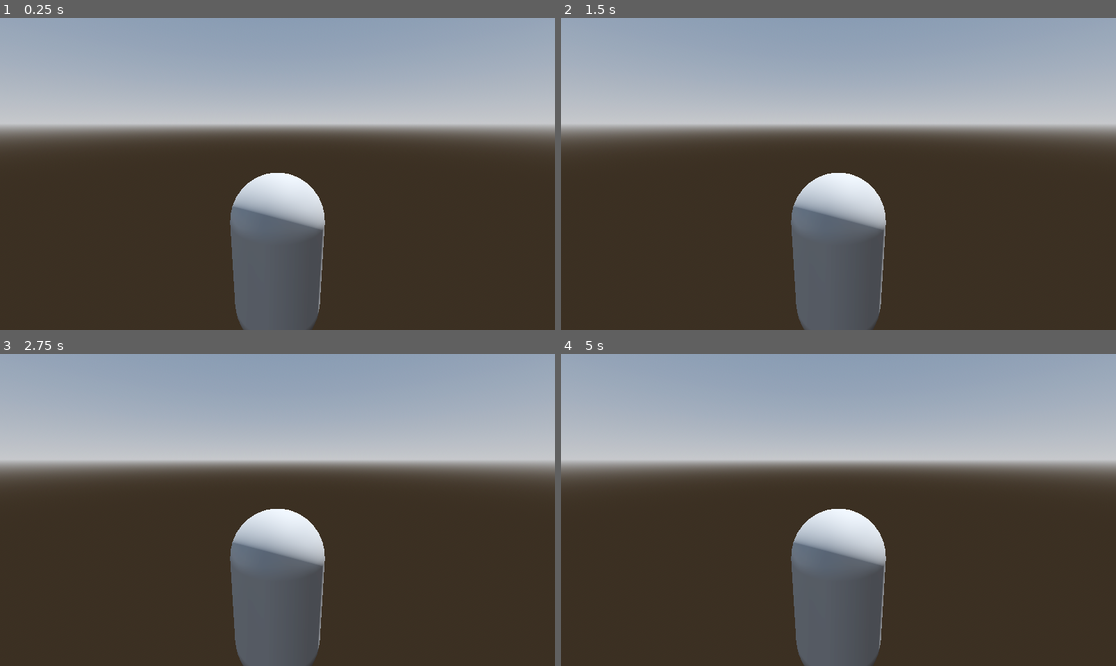
Above: before the commit, frames 1-4 (two rows, left to right).
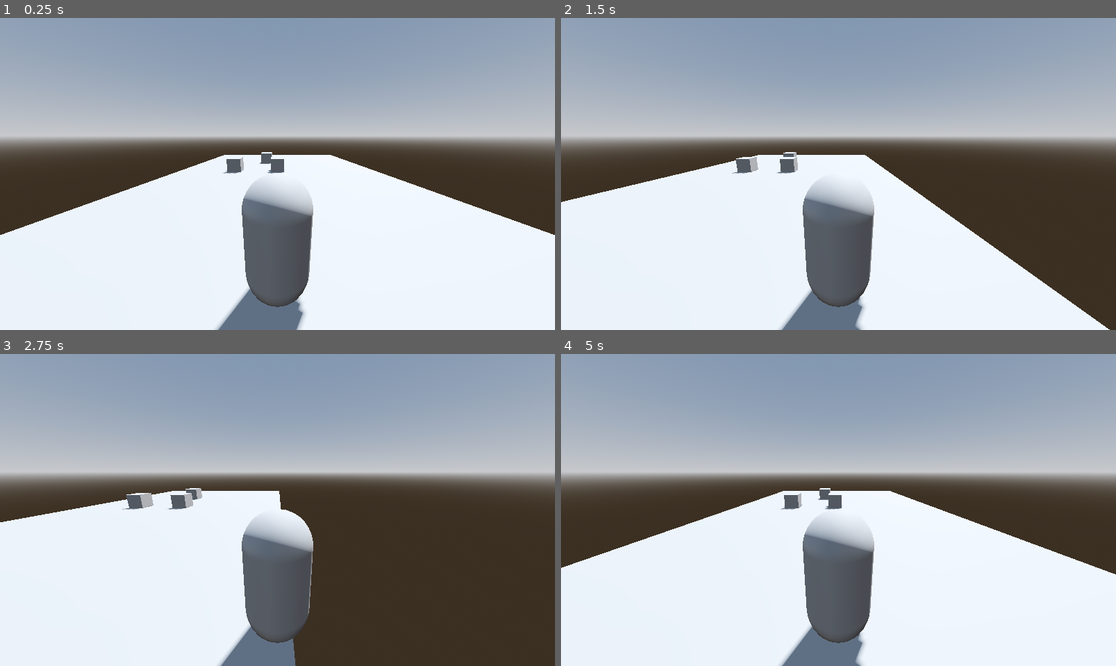
Above: after the commit, the same moments.

Repository: Vilkku11/EndlessRunner
Game: Godot game, scene res://world.tscn
Same seed, same stepped clock (60 frames per second), same inputs: the game is played once before the commit and once after it. Before the commit the project has no main scene; this scene is started directly in both runs.
Inputs:
- Up to frame 1 (0.25 s): no input
- Up to frame 2 (1.5 s): tap Enter at 0.5 s; hold Right (ui_right) 0.53-1.28 s; hold Down (ui_down) from 1.28 s (still down)
- Up to frame 3 (2.75 s): tap Space at 2 s; release Down (ui_down) at 2.03 s; hold Right (ui_right) from 2.03 s (still down)
- Up to frame 4 (5 s): release Right (ui_right) at 2.78 s; hold Up (ui_up) 2.78-3.53 s; tap Enter at 3.5 s; hold Left (ui_left) from 3.53 s (still down)

The runs differ from the first frame. In frame 1, 49% of the frame differs, in the area x 0-100%, y 34-100%; in frame 2, 44%; in frame 3, 34%; in frame 4, 49%.

Commit message:
added player movement

Diff:
--- /dev/null
+++ b/Player.gd
@@ -0,0 +1,24 @@
+extends CharacterBody3D
+##
+## Simple left/right character controller
+##
+
+
+const SPEED = 5.0
+
+func _physics_process(_delta: float) -> void:
+
+	var input_dir := Input.get_vector("ui_left", "ui_right", "ui_up", "ui_down")
+
+	var direction := (transform.basis * Vector3(input_dir.x, 0, input_dir.y)).normalized()
+	if direction:
+		velocity.x = direction.x * SPEED
+	else:
+		velocity.x = move_toward(velocity.x, 0, SPEED)
+
+	move_and_slide()
+
+	var collision = get_last_slide_collision()
+	if collision:
+		print("Collided with: ", collision.get_collider())
+		get_tree().quit()
--- a/project.godot
+++ b/project.godot
@@ -11,6 +11,7 @@
 [application]
 
 config/name="Endless Runner"
+run/main_scene="res://world.tscn"
 config/features=PackedStringArray("4.0", "Mobile")
 config/icon="res://icon.svg"
 
--- a/world.tscn
+++ b/world.tscn
@@ -1,4 +1,6 @@
-[gd_scene load_steps=6 format=3 uid="uid://dmdm8rnr517pu"]
+[gd_scene load_steps=10 format=3 uid="uid://dmdm8rnr517pu"]
+
+[ext_resource type="Script" path="res://Player.gd" id="1_704f2"]
 
 [sub_resource type="ProceduralSkyMaterial" id="ProceduralSkyMaterial_cdcmx"]
 sky_horizon_color = Color(0.64625, 0.65575, 0.67075, 1)
@@ -17,6 +19,13 @@
 
 [sub_resource type="CapsuleMesh" id="CapsuleMesh_4q8ns"]
 
+[sub_resource type="PlaneMesh" id="PlaneMesh_hvx2r"]
+size = Vector2(15, 20)
+
+[sub_resource type="BoxShape3D" id="BoxShape3D_ixuic"]
+
+[sub_resource type="BoxMesh" id="BoxMesh_biiug"]
+
 [node name="World" type="Node3D"]
 
 [node name="WorldEnvironment" type="WorldEnvironment" parent="."]
@@ -28,6 +37,7 @@
 
 [node name="Player" type="CharacterBody3D" parent="."]
 transform = Transform3D(1, 0, 0, 0, 1, 0, 0, 0, 1, 0, 1.1, 0)
+script = ExtResource("1_704f2")
 
 [node name="CollisionShape3D" type="CollisionShape3D" parent="Player"]
 shape = SubResource("CapsuleShape3D_e7mym")
@@ -37,3 +47,35 @@
 
 [node name="Camera3D" type="Camera3D" parent="Player"]
 transform = Transform3D(1, 0, 0, 0, 0.970553, 0.240889, 0, -0.240889, 0.970553, 0, 1.50087, 2.01873)
+fov = 91.0
+
+[node name="Terrain0" type="MeshInstance3D" parent="."]
+transform = Transform3D(1, 0, 0, 0, 1, 0, 0, 0, 1, 0, 0, -9.50071)
+mesh = SubResource("PlaneMesh_hvx2r")
+
+[node name="Block0" type="StaticBody3D" parent="Terrain0"]
+transform = Transform3D(1, 0, 0, 0, 1, 0, 0, 0, 1, 0, 0.5, 0)
+
+[node name="CollisionShape3D" type="CollisionShape3D" parent="Terrain0/Block0"]
+shape = SubResource("BoxShape3D_ixuic")
+
+[node name="MeshInstance3D" type="MeshInstance3D" parent="Terrain0/Block0"]
+mesh = SubResource("BoxMesh_biiug")
+
+[node name="Block1" type="StaticBody3D" parent="Terrain0"]
+transform = Transform3D(1, 0, 0, 0, 1, 0, 0, 0, 1, -3.19599, 0.5, 0)
+
+[node name="CollisionShape3D" type="CollisionShape3D" parent="Terrain0/Block1"]
+shape = SubResource("BoxShape3D_ixuic")
+
+[node name="MeshInstance3D" type="MeshInstance3D" parent="Terrain0/Block1"]
+mesh = SubResource("BoxMesh_biiug")
+
+[node name="Block2" type="StaticBody3D" parent="Terrain0"]
+transform = Transform3D(1, 0, 0, 0, 1, 0, 0, 0, 1, -1.06622, 0.5, -3.72369)
+
+[node name="CollisionShape3D" type="CollisionShape3D" parent="Terrain0/Block2"]
+shape = SubResource("BoxShape3D_ixuic")
+
+[node name="MeshInstance3D" type="MeshInstance3D" parent="Terrain0/Block2"]
+mesh = SubResource("BoxMesh_biiug")
